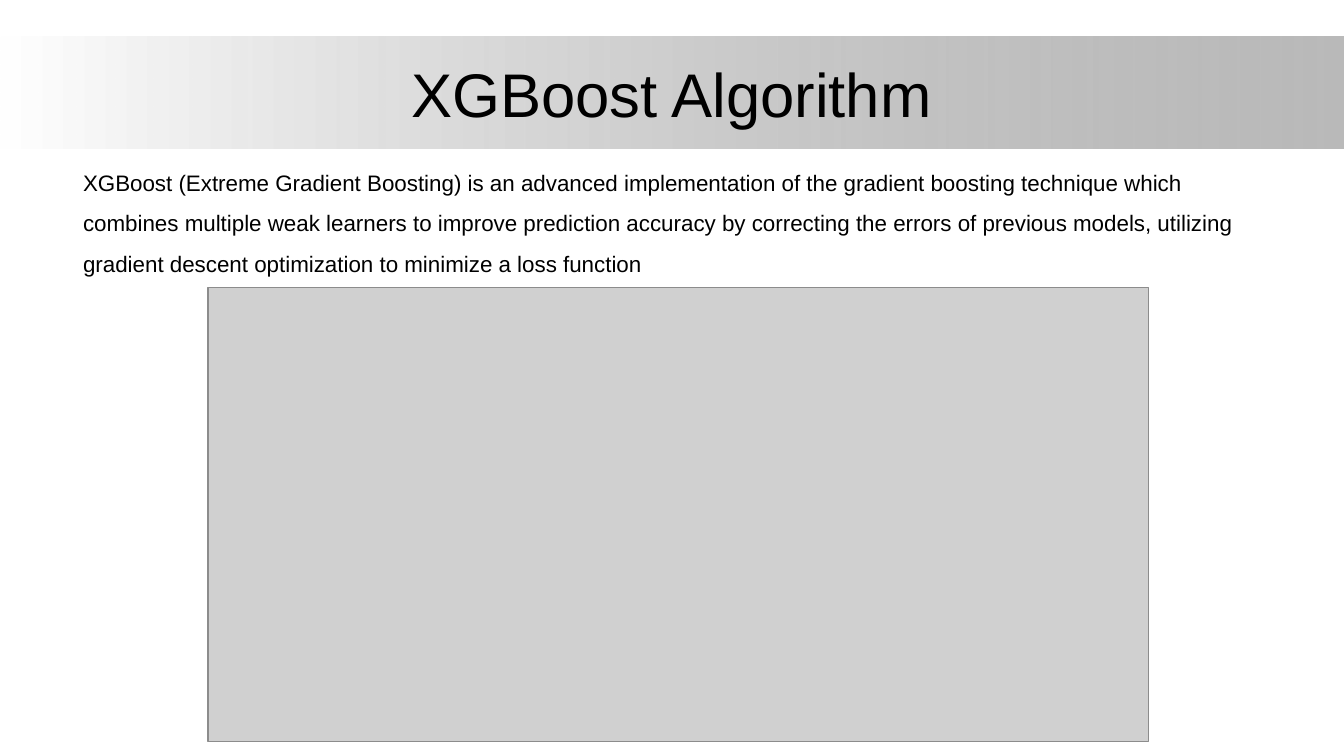
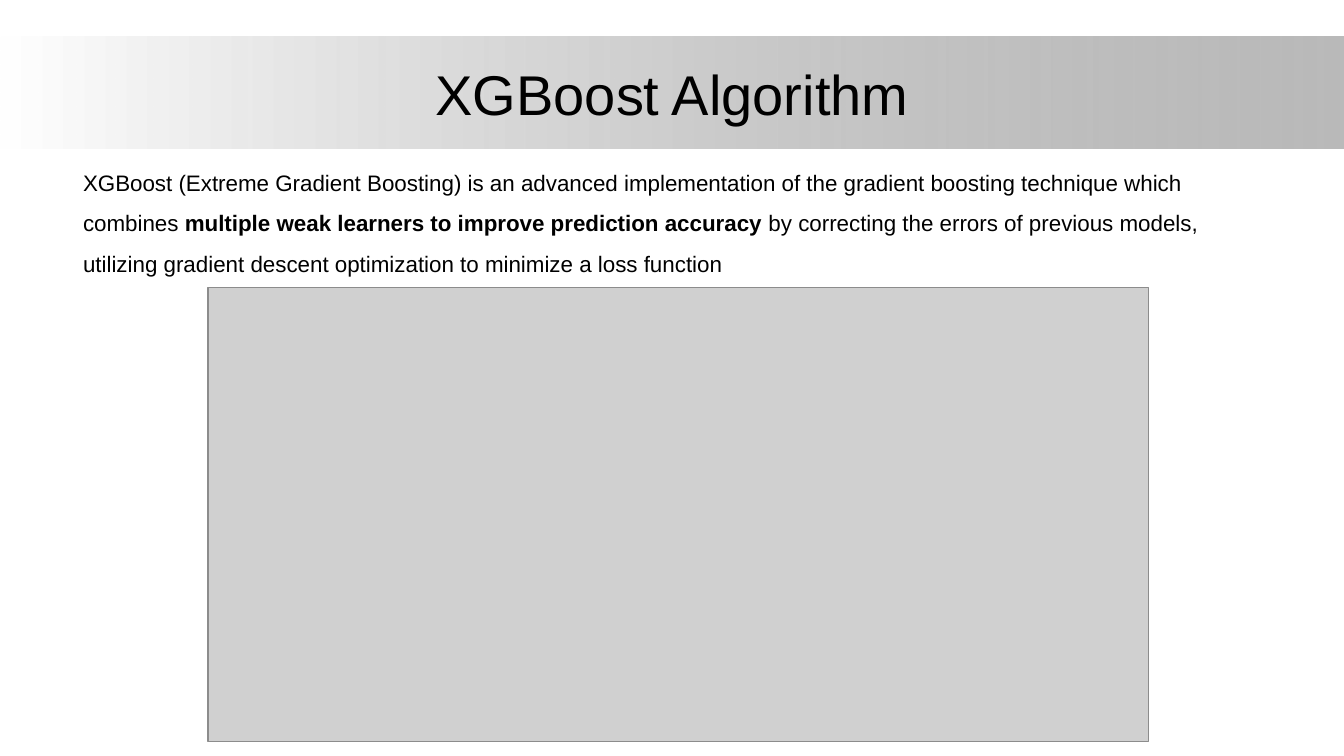
Before and after one commit to ThanigaivelGanapathi/Regression, a slide deck: slide 6 of Boosting Algorithm/Boosting Algorithm.pptx. Drawn at 1344x756 pixels with LibreOffice and Linux fonts; fonts in the diff are those of the drawing; grey boxes stand for pictures; background and template pictures are left out. Boxes give left, top, right and bottom in pixels: in the first picture for what was removed or moved away, otherwise in the second. Text is boxed around its words. In the diff, an @@ line names an element or a change of style, - is before the commit and + after.

```diff
--- a/Boosting Algorithm/Boosting Algorithm.pptx
+++ b/Boosting Algorithm/Boosting Algorithm.pptx
@@ title "XGBoost Algorithm" at [436,74,908,125]: size 44 to 40 pt @@
@@ text "XGBoost (Extreme Gradient Boosting) is ..." at [83,174,1198,277]: bold on in "multiple weak learners to improve prediction accuracy" @@
```
Also in this commit, not shown: 6 other slides changed.
